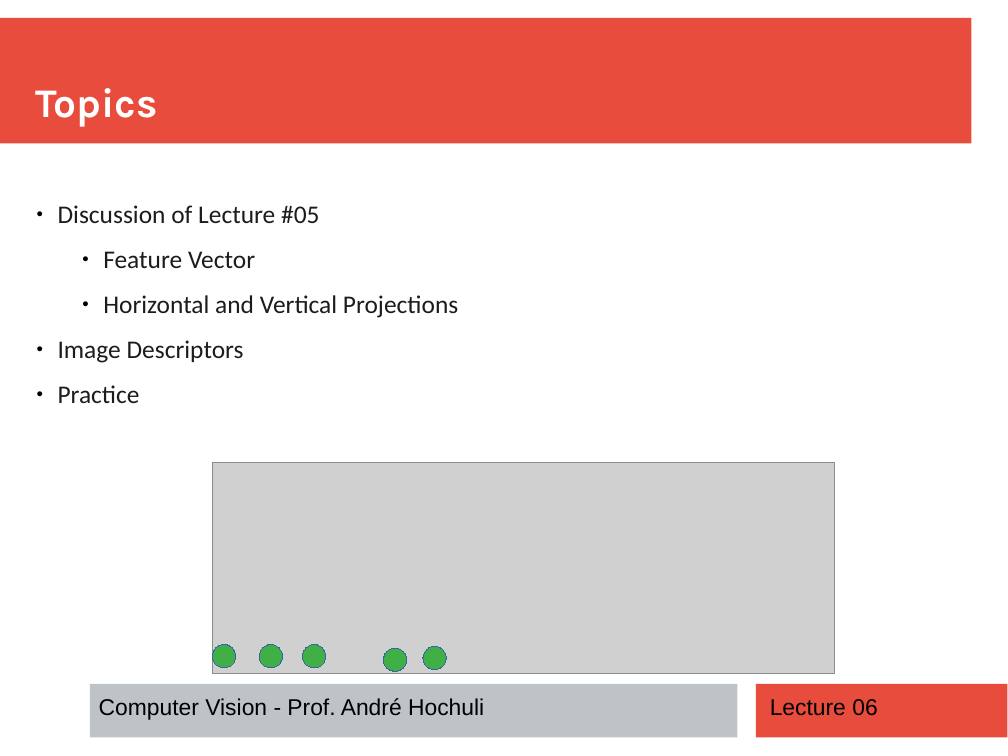
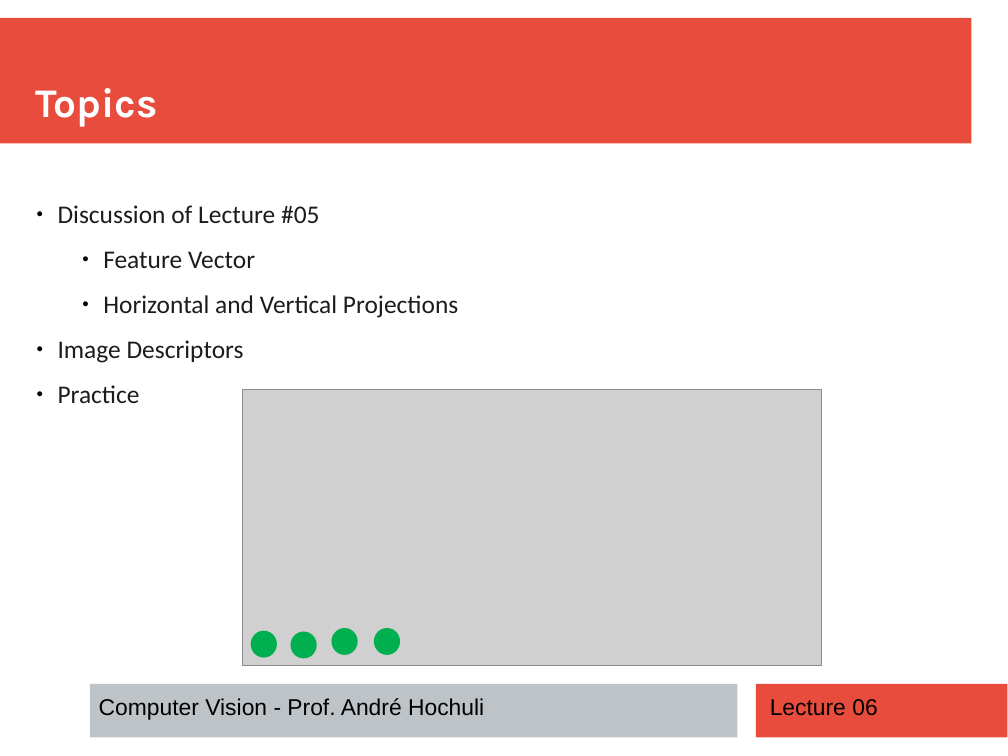
Before and after one commit to andrehochuli/teaching, a slide deck: slide 2 of ComputerVision/Lecture 06 - Image Descriptors/Lecture 06 - Image Descriptors.pptx. Drawn at 1008x756 pixels with LibreOffice and Linux fonts; fonts in the diff are those of the drawing; grey boxes stand for pictures. Boxes give left, top, right and bottom in pixels: in the first picture for what was removed or moved away, otherwise in the second. Text is boxed around its words. In the diff, an @@ line names an element or a change of style, - is before the commit and + after.

```diff
--- a/ComputerVision/Lecture 06 - Image Descriptors/Lecture 06 - Image Descriptors.pptx
+++ b/ComputerVision/Lecture 06 - Image Descriptors/Lecture 06 - Image Descriptors.pptx
@@ picture: place and size @@
-picture at [212, 463, 834, 673]
+picture at [242, 390, 821, 666]
@@ fill #3FAF46 to #00B050; outline #3465A4 0 pt to #00B050 2 pt in 4 elements at [252, 632, 276, 657], [292, 633, 316, 658], [375, 629, 399, 654], [333, 629, 357, 654] @@
@@ ellipse: place and size @@
-ellipse at [424, 647, 446, 670]
+ellipse at [333, 629, 357, 654]
@@ ellipse: place and size @@
-ellipse at [383, 649, 406, 671]
+ellipse at [375, 629, 399, 654]
@@ ellipse removed at [212, 645, 235, 668] @@
@@ ellipse: place and size @@
-ellipse at [260, 645, 283, 668]
+ellipse at [252, 632, 276, 657]
@@ ellipse: place and size @@
-ellipse at [303, 645, 326, 668]
+ellipse at [292, 633, 316, 658]
```
Also in this commit, not shown: 10 other files.
